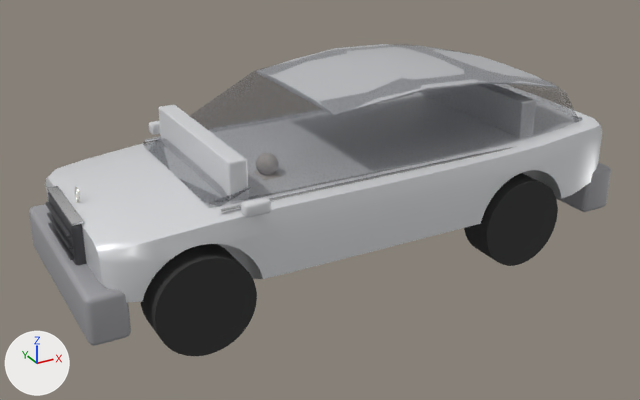
Two versions of the Blender file maybach.blend, one commit apart.
Rendered twice from a 50 mm lens placed at (-3.81, -6.65, 3.93), pointed at (-0.17, -0.05, 0.63). The lights are fixed; the arrows at lower left show +X, +Y and +Z. The picture after the commit comes second.

Names of what the first picture shows: 'body', 'bumper_front', 'bumper_rear', 'grille', 'mirror_l', 'roof', 'tire', 'trim', 'window' and 2 more.
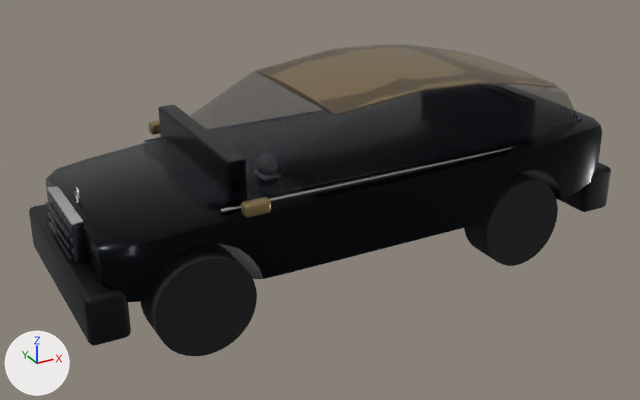
What changed in the scene script:
```text
Change mat_mat_body:
    mat_mat_body.base_color: (0.72, 0.73, 0.75) -> (0.00368, 0.00478, 0.007)  # light grey #dddee1 -> black #0c0f14
    mat_mat_body.metallic: 0.15 -> 0.85
Change mat_mat_roof:
    mat_mat_roof.base_color: (0.55, 0.56, 0.58) -> (0.305, 0.216, 0.102)  # light grey #c4c5c8 -> brown #96805a
    mat_mat_roof.metallic: 0.2 -> 0.75
Change mat_mat_bumper_front:
    mat_mat_bumper_front.base_color: (0.35, 0.35, 0.37) -> (0.00518, 0.00651, 0.00913)  # grey #a0a0a4 -> black #101318
Change mat_mat_bumper_rear:
    mat_mat_bumper_rear.base_color: (0.35, 0.35, 0.37) -> (0.00518, 0.00651, 0.00913)  # grey #a0a0a4 -> black #101318
Change mat_mat_mirror_l:
    mat_mat_mirror_l.base_color: (0.72, 0.73, 0.75) -> (0.305, 0.216, 0.102)  # light grey #dddee1 -> brown #96805a
```

Boxes (x1, y1, x2, y2) around the edits, measured in the pictures (640 x 400 px):
'body', recoloured, surface changed (light grey to black): (46, 105, 602, 302) in both
'roof', recoloured, surface changed (light grey to brown): (268, 44, 556, 115) in both
'bumper_front', recoloured (grey to black): (29, 204, 131, 346) in both
'bumper_rear', recoloured (grey to black): (558, 162, 611, 212) in both
'mirror_l', recoloured (light grey to brown): (241, 197, 271, 218) in both
